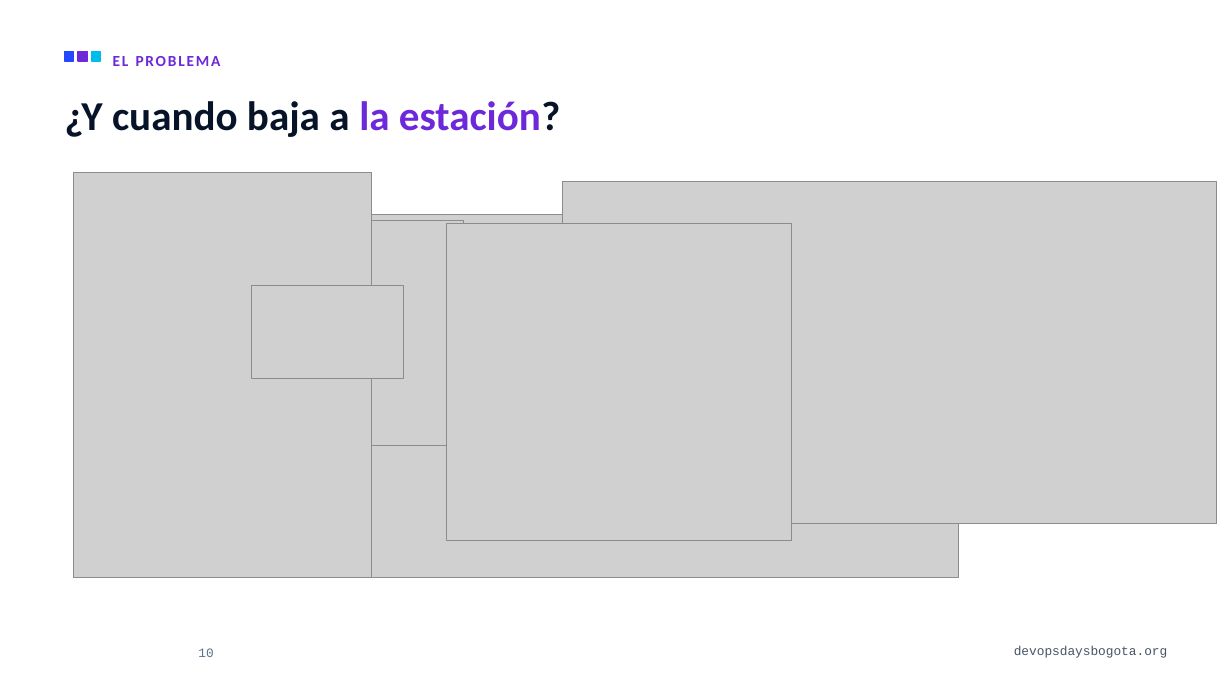
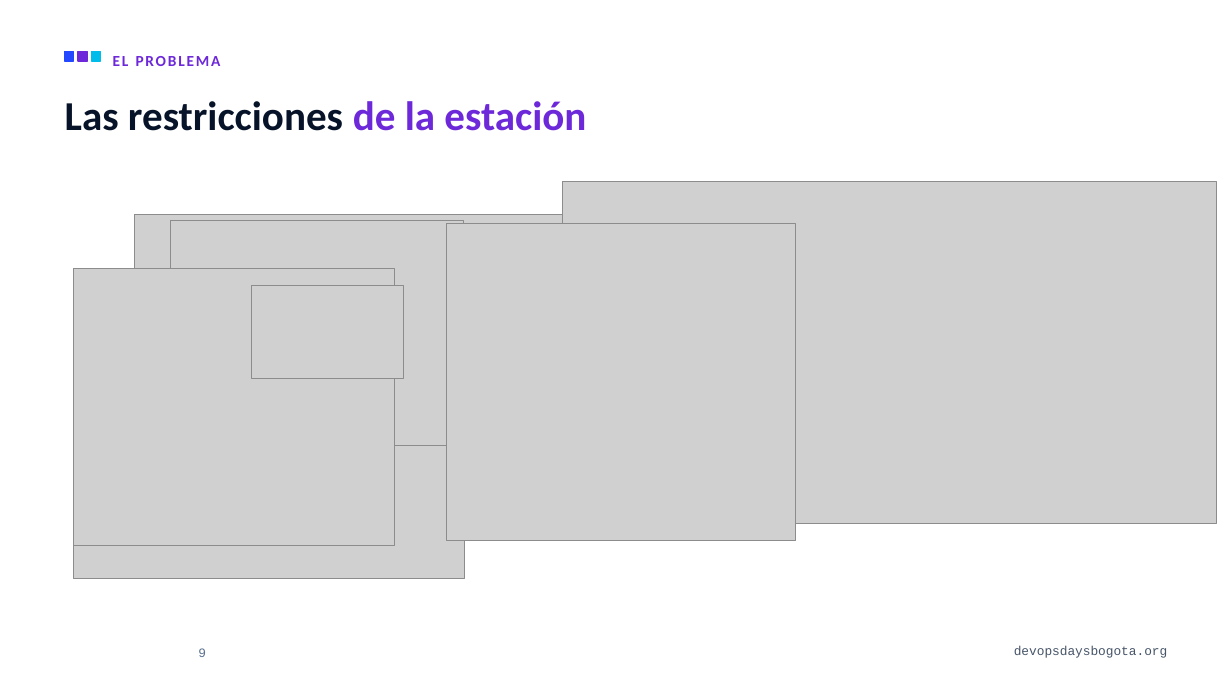
Before and after one commit to alejandro945/mlops-a-ciegas, a slide deck: slide 9 of talk/MLOps-a-ciegas-DevOpsDays-Bogota-2026.pptx (slide 10 before the commit). Drawn at 1232x693 pixels with LibreOffice and Linux fonts; fonts in the diff are those of the drawing; grey boxes stand for pictures; background and template pictures are left out. Boxes give left, top, right and bottom in pixels: in the first picture for what was removed or moved away, otherwise in the second. Text is boxed around its words. In the diff, an @@ line names an element or a change of style, - is before the commit and + after.

```diff
--- a/talk/MLOps-a-ciegas-DevOpsDays-Bogota-2026.pptx
+++ b/talk/MLOps-a-ciegas-DevOpsDays-Bogota-2026.pptx
@@ title at bbox=[65, 101, 586, 131]: text changed @@
-¿Y cuando baja a la estación?
+Las restricciones de la estación
@@ picture: place and size @@
-picture at bbox=[134, 214, 1164, 503]
+picture at bbox=[134, 215, 1176, 504]
@@ picture: place and size @@
-picture at bbox=[446, 224, 791, 541]
+picture at bbox=[446, 224, 796, 541]
@@ picture: place and size @@
-picture at bbox=[73, 269, 372, 544]
+picture at bbox=[73, 269, 395, 545]
@@ picture: place and size @@
-picture at bbox=[73, 172, 372, 578]
+picture at bbox=[73, 282, 464, 579]
@@ picture removed at bbox=[141, 282, 958, 578] @@
@@ page number at bbox=[198, 648, 206, 657]: text changed @@
-10
+9
```
Also in this commit, not shown: 28 other slides changed, 1 slide added, 3 slides removed, 29 other files.
